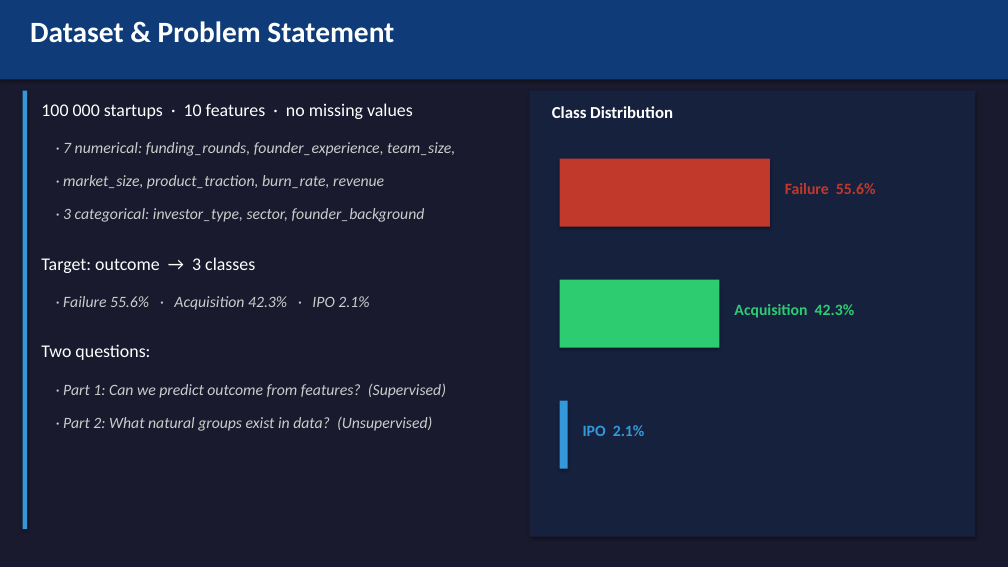
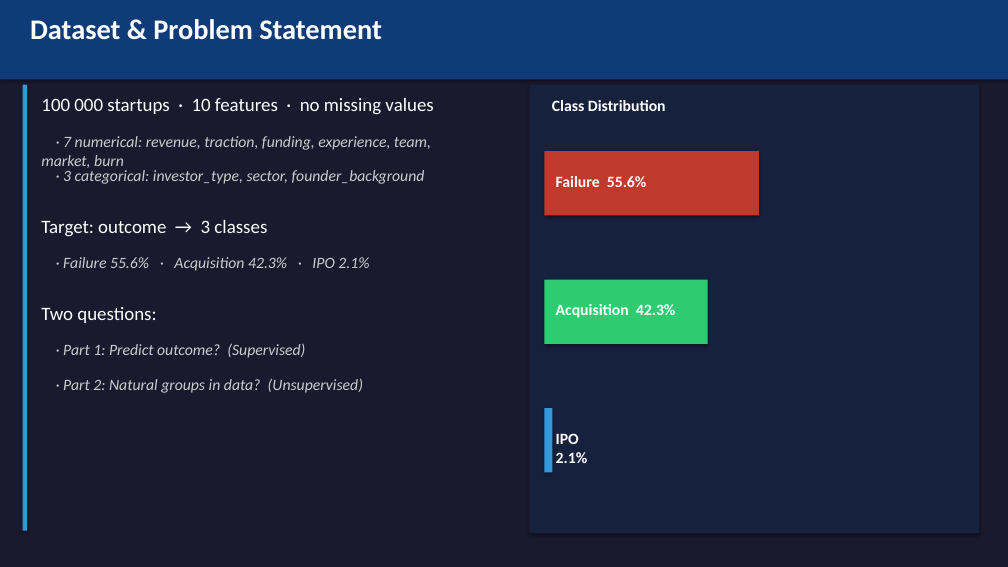
Before and after one commit to Clement-NI/Machine_learning_project_kaggle_start_up_success_data, a slide deck: slide 2 of scientificProject1/report/presentation.pptx. Drawn at 1008x567 pixels with LibreOffice and Linux fonts; fonts in the diff are those of the drawing. Boxes give left, top, right and bottom in pixels: in the first picture for what was removed or moved away, otherwise in the second. Text is boxed around its words. In the diff, an @@ line names an element or a change of style, - is before the commit and + after.

```diff
--- a/scientificProject1/report/presentation.pptx
+++ b/scientificProject1/report/presentation.pptx
@@ text "Dataset & Problem Statement" at [30, 19, 382, 40]: size 28 to 27 pt @@
@@ rectangle: place and size @@
-rectangle at [23, 91, 27, 529]
+rectangle at [23, 85, 27, 531]
@@ rectangle: place and size @@
-rectangle at [529, 91, 975, 537]
+rectangle at [529, 85, 979, 533]
@@ text "Class Distribution" at [552, 100, 666, 111]: size 16 to 15 pt @@
@@ text at [41, 136, 431, 168]: text changed @@
-· 7 numerical: funding_rounds, founder_experience, team_size,
+· 7 numerical: revenue, traction, funding, experience, team, market, burn
@@ text "· 3 categorical: investor_type, sector, ...": place and size @@
-text "· 3 categorical: investor_type, sector, ..." at [63, 208, 425, 222]
+text "· 3 categorical: investor_type, sector, ..." at [63, 170, 425, 184]
@@ text removed at [63, 175, 384, 189] @@
-· market_size, product_traction, burn_rate, revenue
@@ rectangle: place and size @@
-rectangle at [560, 159, 770, 227]
+rectangle at [544, 151, 759, 216]
@@ text "Failure 55.6%": place and size @@
-text "Failure 55.6%" at [785, 183, 876, 194]
+text "Failure 55.6%" at [556, 176, 647, 187]
@@ text "Failure 55.6%" at [556, 176, 647, 187]: text colour #C0392B to #FFFFFF @@
@@ text "Target: outcome → 3 classes": place and size @@
-text "Target: outcome → 3 classes" at [41, 257, 255, 273]
+text "Target: outcome → 3 classes" at [41, 220, 267, 237]
@@ text "· Failure 55.6% · Acquisition ...": place and size @@
-text "· Failure 55.6% · Acquisition ..." at [63, 296, 369, 310]
+text "· Failure 55.6% · Acquisition ..." at [63, 257, 369, 271]
@@ size 17 to 18 pt in 3 elements at [41, 98, 433, 115], [41, 220, 267, 237], [41, 307, 156, 323] @@
@@ text "Two questions:": place and size @@
-text "Two questions:" at [41, 344, 150, 360]
+text "Two questions:" at [41, 307, 156, 323]
@@ rectangle: place and size @@
-rectangle at [560, 280, 719, 348]
+rectangle at [544, 280, 708, 344]
@@ text "Acquisition 42.3%": place and size @@
-text "Acquisition 42.3%" at [734, 304, 855, 318]
+text "Acquisition 42.3%" at [556, 304, 676, 318]
@@ text "Acquisition 42.3%" at [556, 304, 676, 318]: text colour #2ECC71 to #FFFFFF @@
@@ text at [63, 343, 305, 358]: text changed @@
-· Part 1: Can we predict outcome from features? (Supervised)
+· Part 1: Predict outcome? (Supervised)
@@ text at [63, 378, 363, 393]: text changed @@
-· Part 2: What natural groups exist in data? (Unsupervised)
+· Part 2: Natural groups in data? (Unsupervised)
@@ rectangle: place and size @@
-rectangle at [560, 401, 567, 469]
+rectangle at [544, 408, 553, 473]
@@ text "IPO 2.1%": place and size @@
-text "IPO 2.1%" at [583, 425, 645, 436]
+text "IPO 2.1%" at [556, 433, 588, 463]
@@ text "IPO 2.1%" at [556, 433, 588, 463]: text colour #3498DB to #FFFFFF @@
```
Also in this commit, not shown: 9 other slides changed, 3 slides added, 1 slide removed.
